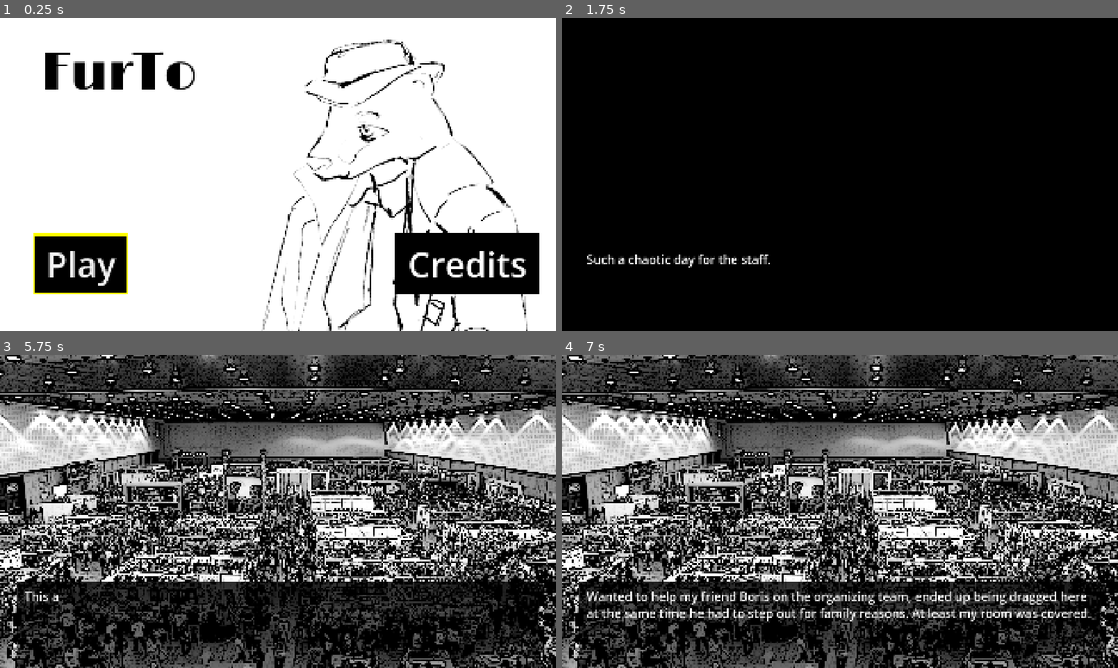
Above: before the commit, frames 1-4 (two rows, left to right).
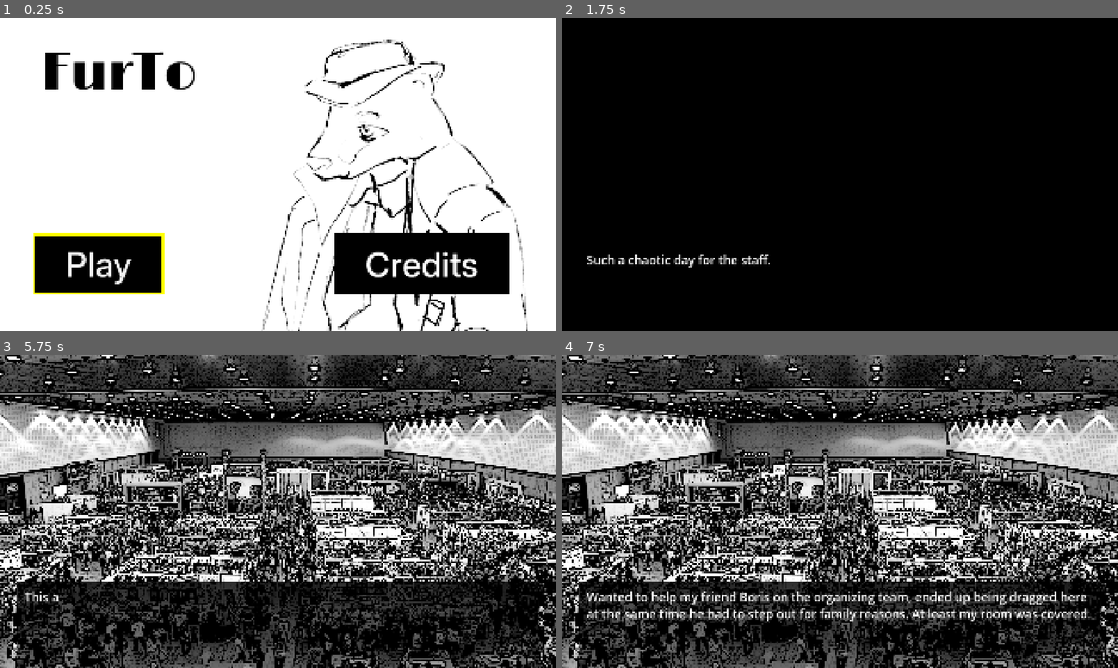
Above: after the commit, the same moments.

Repository: ricardobusta/globalgamejam2026
Game: Godot game, scene res://scenes/title.tscn
Same seed, same stepped clock (60 frames per second), same inputs: the game is played once before the commit and once after it.
Inputs (mouse positions are in pixels of both pictures, inside the frame that each line leads up to):
- Up to frame 1 (0.25 s): no input
- Up to frame 2 (1.75 s): click "Play" at 0.5 s; tap Enter (ui_accept) at 1.25, 1.52 s; move the mouse to (962, 158) at 1.27 s; click (962, 158) at 1.35 s
- Up to frame 3 (5.75 s): tap Enter (ui_accept) at 2, 2.75, 3.5, 4.52 s; drag from (166, 527) to (250, 574) at 2.02 s; move the mouse to (333, 442) at 2.77 s; click (333, 442) at 2.85 s; drag from (250, 574) to (111, 464) at 3.52 s; move the mouse to (444, 558) at 4.27 s; click (444, 558) at 4.35 s; drag from (111, 464) to (194, 433) at 5.02 s
- Up to frame 4 (7 s): move the mouse to (867, 511) at 5.77 s; click (867, 511) at 5.85 s; tap Enter (ui_accept) at 6.5 s; drag from (756, 433) to (728, 527) at 6.52 s

The runs differ from the first frame. In frame 1, 5.9% of the frame differs, in the area x 8-97%, y 68-89%; in frame 2, 0.3%; in frame 3, less than 0.1%; in frame 4, 1.6%.

Commit message:
update title screen fonts

Diff:
--- a/furto/assets/ui/vn_canvas.tscn
+++ b/furto/assets/ui/vn_canvas.tscn
@@ -59,9 +59,9 @@
 anchor_right = 1.0
 anchor_bottom = 1.0
 offset_left = 25.0
-offset_top = 25.0
+offset_top = 27.0
 offset_right = -25.0
-offset_bottom = -25.0
+offset_bottom = -23.0
 grow_horizontal = 2
 grow_vertical = 2
 pivot_offset_ratio = Vector2(0.5, 0.5)
--- a/furto/scenes/title.tscn
+++ b/furto/scenes/title.tscn
@@ -66,7 +66,7 @@
 anchor_bottom = 1.0
 offset_left = -805.0
 offset_top = -317.0
-offset_right = -556.0
+offset_right = -433.16003
 offset_bottom = -144.0
 grow_horizontal = 2
 grow_vertical = 0
@@ -80,9 +80,9 @@
 anchor_top = 1.0
 anchor_right = 0.5
 anchor_bottom = 1.0
-offset_left = 445.0
+offset_left = 234.0
 offset_top = -317.0
-offset_right = 864.0
+offset_right = 759.55005
 offset_bottom = -144.0
 grow_horizontal = 2
 grow_vertical = 0
--- a/furto/themes/main_menu_button.tres
+++ b/furto/themes/main_menu_button.tres
@@ -1,4 +1,6 @@
 [gd_resource type="Theme" format=3 uid="uid://bt6nn1uwx8s40"]
+
+[ext_resource type="FontFile" uid="uid://dvnlr0ju3f5m6" path="res://fonts/Inter/Inter_28pt-Medium.ttf" id="1_185ga"]
 
 [sub_resource type="StyleBoxFlat" id="StyleBoxFlat_185ga"]
 bg_color = Color(0, 0, 0, 1)
@@ -36,6 +38,7 @@
 [resource]
 Button/colors/font_color = Color(1, 1, 1, 1)
 Button/font_sizes/font_size = 120
+Button/fonts/font = ExtResource("1_185ga")
 Button/styles/focus = SubResource("StyleBoxFlat_185ga")
 Button/styles/hover = SubResource("StyleBoxFlat_rvg52")
 Button/styles/normal = SubResource("StyleBoxFlat_b4xh6")
Binary file added: furto/fonts/Inter/Inter-VariableFont_opsz,wght.ttf
Not shown, added: furto/fonts/Inter/Inter-VariableFont_opsz,wght.ttf.import
Binary file added: furto/fonts/Inter/Inter_28pt-Medium.ttf
Not shown, added: furto/fonts/Inter/Inter_28pt-Medium.ttf.import
